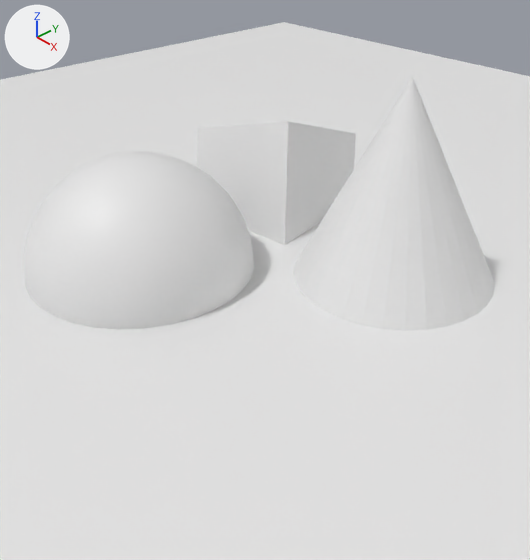
The Blender file asset_src/stage.blend as it was, and as the next commit left it.
One viewpoint serves both versions: a 50 mm camera at (3.98, -3.8, 3.24) aimed at (-0.11, 0.02, -0.1). Arrows for +X, +Y and +Z are at upper left; the lights stay in place.
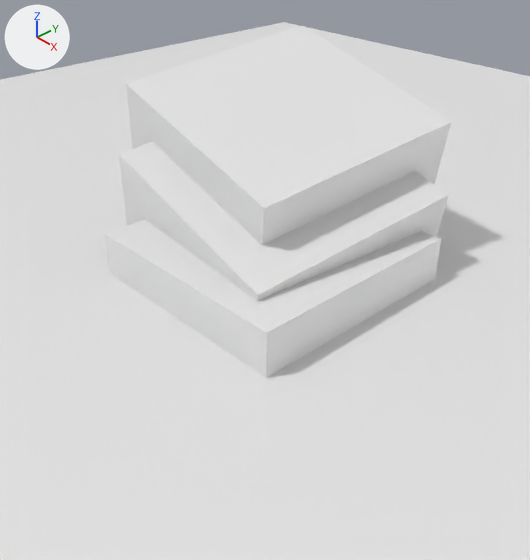
Commit message: update stage

Location of each change, (x1, y1, x2, y2) in pixels of the pictures (530 x 560 px):
```json
{"object": "Cube.002", "change": "added", "after": [126, 26, 451, 245]}
{"object": "Cube", "change": "moved, turned, rescaled", "before": [197, 121, 356, 245], "after": [119, 142, 449, 301]}
{"object": "Sphere", "change": "deleted", "before": [24, 151, 254, 329]}
{"object": "Cone", "change": "deleted", "before": [293, 76, 494, 331]}
{"object": "Cube.001", "change": "added", "after": [105, 219, 441, 378]}
```

Scene script edits in JSON lines:
```json
{"op": "remove", "block": "ob_sphere", "code": ["ob_sphere = bpy.data.objects.new('Sphere', me_sphere)", "ob_sphere.location = (-0.922, -0.714, 0.0)"]}
{"op": "remove", "block": "ob_cone", "code": ["ob_cone = bpy.data.objects.new('Cone', me_cone)", "ob_cone.location = (0.696, 0.789, 0.724)"]}
{"op": "set", "path": "ob_cube.scale", "old": "(0.579, 0.579, 0.579)", "new": "(1.0, 1.0, 1.0)"}
{"op": "set", "path": "ob_cube.location", "old": "(-1.083, 1.093, 0.159)", "new": "(-0.407, 0.429, -0.155)"}
{"op": "set", "path": "ob_cube.rotation_euler", "old": "(-0.366, -0.255, 0.178)", "new": "(0.128, 0.241, -0.0813)", "note": "degrees (-21, -15, 10) -> degrees (7.3, 14, -4.7)"}
{"op": "add", "block": "ob_cube_002", "code": ["ob_cube_002 = bpy.data.objects.new('Cube.002', me_cube)", "ob_cube_002.location = (-0.67, 0.738, 0.34)", "ob_cube_002.rotation_euler = (0.128, 0.241, -0.0813)  # degrees (7.3, 14, -4.7)"]}
{"op": "add", "block": "ob_cube_001", "code": ["ob_cube_001 = bpy.data.objects.new('Cube.001', me_cube)", "ob_cube_001.location = (0.0, 0.0, -0.614)"]}
```
